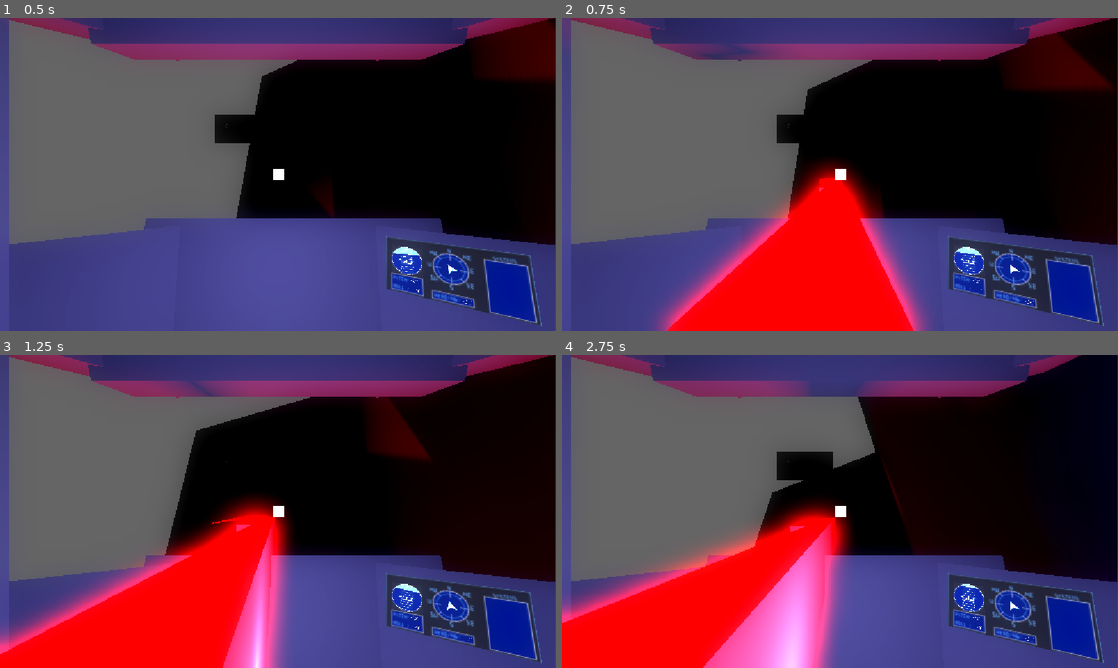
Above: before the commit, frames 1-4 (two rows, left to right).
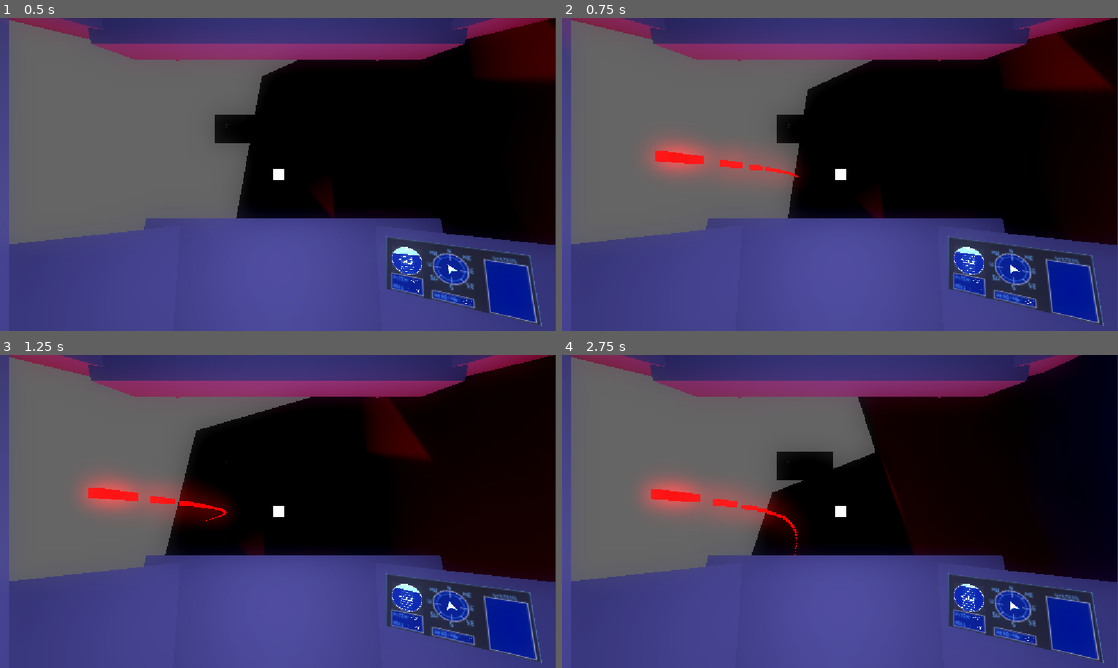
Above: after the commit, the same moments.

Repository: LitheFulminare/Abyssal-Cleaner
Game: Godot game, scene res://Prototyping/Test scene.tscn
Same seed, same stepped clock (60 frames per second), same inputs: the game is played once before the commit and once after it. The engine's default icon, where the game draws it, is replaced by a stand-in: a white triangle on a blue panel in a dark square.
Inputs (mouse positions are in pixels of both pictures, inside the frame that each line leads up to):
- Up to frame 1 (0.5 s): no input
- Up to frame 2 (0.75 s): move the mouse to (962, 158) at 0.52 s; press the mouse at (962, 158) at 0.53 s; hold D (Right) from 0.53 s (still down)
- Up to frame 3 (1.25 s): keep holding D (Right)
- Up to frame 4 (2.75 s): move the mouse to (728, 527) at 1.27 s; release D (Right) at 1.28 s; release the mouse at (728, 527) at 1.28 s; hold S (Backwards) 1.28-2.03 s; click (728, 527) at 1.35 s; move the mouse to (895, 442) at 2.02 s; press the mouse at (895, 442) at 2.03 s; hold D (Right) from 2.03 s (still down)

Frame 1 is identical in both runs. In frame 2, 19% of the frame differs, in the area x 14-66%, y 8-100%; in frame 3, 22%; in frame 4, 23%, in the area x 0-59%, y 8-100%.

Commit message:
setup WeaponStats resource

Diff:
--- a/abyssal-cleaner-3d/Player/player.gd
+++ b/abyssal-cleaner-3d/Player/player.gd
@@ -11,7 +11,8 @@
 var center: Vector2
 var screen_size: Vector2
 
-var weapon_scene: PackedScene = preload("res://Submarine Parts/Weapons/Cannon/cannon.tscn")
+#var weapon_scene: PackedScene = preload("res://Submarine Parts/Weapons/Cannon/cannon.tscn")
+@onready var left_weapon: Weapon = %Cannon
 
 func _ready() -> void:
 	input_component.lmb_pressed.connect(weapon_component.shoot)
@@ -32,9 +33,9 @@
 	left_screen.update_display(velocity.length())
 
 func initialize_weapon() -> void:
-	var weapon: Weapon = weapon_scene.instantiate()
-	add_child(weapon)
-	weapon_component.weapon = weapon
+	#var weapon: Weapon = weapon_scene.instantiate()
+	#add_child(weapon)
+	weapon_component.weapon = left_weapon
 	weapon_component.weapon.initialize()
 
 
--- a/abyssal-cleaner-3d/Player/submarine.tscn
+++ b/abyssal-cleaner-3d/Player/submarine.tscn
@@ -9,6 +9,7 @@
 [ext_resource type="Texture2D" uid="uid://cu7bnq3gxj1fi" path="res://icon.svg" id="5_lp6rj"]
 [ext_resource type="Script" uid="uid://do2ka0kv5k6rh" path="res://Components/input_component.gd" id="7_ywa30"]
 [ext_resource type="Script" uid="uid://ddjouvr5wll05" path="res://Components/weapon_component.gd" id="8_l57p4"]
+[ext_resource type="PackedScene" uid="uid://c61evlqjb27re" path="res://Submarine Parts/Weapons/Cannon/cannon.tscn" id="10_n0lkw"]
 
 [sub_resource type="StandardMaterial3D" id="StandardMaterial3D_fjnjb"]
 rim = 0.1
@@ -125,3 +126,9 @@
 light_color = Color(0.48156738, 0.46484375, 1, 1)
 light_energy = 0.1
 omni_range = 1.2695259
+
+[node name="Weapons" type="Node3D" parent="." unique_id=563965173]
+
+[node name="Cannon" parent="Weapons" unique_id=932876568 instance=ExtResource("10_n0lkw")]
+unique_name_in_owner = true
+transform = Transform3D(1, 0, 0, 0, 0.9999998, 0, 0, 0, 0.9999998, -1.2278696, 0.28041607, -0.6399891)
--- a/abyssal-cleaner-3d/Submarine Parts/Weapons/Cannon/cannon.gd
+++ b/abyssal-cleaner-3d/Submarine Parts/Weapons/Cannon/cannon.gd
@@ -1,11 +1,14 @@
 class_name Cannon extends Weapon
 
 const CANNON_PROJECTILE = preload("uid://0xuu7gjli1to")
+
+@export var weapon_stats: WeaponStats
 
 func initialize() -> void:
 	spawn_point = %ProjectileSpawnPoint
 	projectile_pool = %ObjectPool
 	projectile_pool.create_pool(CANNON_PROJECTILE, 20)
+	stats = weapon_stats
 	projectile_scene = CANNON_PROJECTILE
 
 func shoot() -> void:
--- a/abyssal-cleaner-3d/Submarine Parts/Weapons/Cannon/cannon_projectile.tscn
+++ b/abyssal-cleaner-3d/Submarine Parts/Weapons/Cannon/cannon_projectile.tscn
@@ -19,8 +19,8 @@
 "vertex_data": PackedByteArray("AAAivQCwyb0AtoU/AAAivQCwyb0AtoW/AAAivQCwyT0AtoW/AAAiPQCwyb0AtoW/AAAivQCwyb0AtoW/AAAivQC …(875 unchanged characters)…
 }]
 
-[sub_resource type="BoxShape3D" id="BoxShape3D_3rr4y"]
-size = Vector3(0.08428955, 0.19628906, 2.0661316)
+[sub_resource type="BoxShape3D" id="BoxShape3D_scj13"]
+size = Vector3(0.080322266, 0.06982422, 0.3996582)
 
 [node name="CannonProjectile" type="Area3D" unique_id=874747829]
 collision_layer = 4
@@ -28,10 +28,11 @@
 script = ExtResource("1_3rr4y")
 
 [node name="Model" type="MeshInstance3D" parent="." unique_id=629894740]
+transform = Transform3D(1, 0, 0, 0, 0.3591202, 0, 0, 0, 0.19257975, 0, -0.0013008094, 0.0013713022)
 mesh = SubResource("ArrayMesh_3rr4y")
 
-[node name="CollisionShape" type="CollisionShape3D" parent="." unique_id=1389340996]
-transform = Transform3D(1, 0, 0, 0, 1, 0, 0, 0, 1, 0.008490801, -0.004059449, 0.0033967495)
-shape = SubResource("BoxShape3D_3rr4y")
+[node name="CollisionShape3D" type="CollisionShape3D" parent="." unique_id=1316270525]
+transform = Transform3D(1.0134385, 0, 0, 0, 1.0134385, 0, 0, 0, 1.0134385, -0.00047406554, -0.0017319471, 0.002845347)
+shape = SubResource("BoxShape3D_scj13")
 
 [connection signal="body_entered" from="." to="." method="_on_body_entered"]
--- /dev/null
+++ b/abyssal-cleaner-3d/Submarine Parts/Weapons/Cannon/cannon_stats.tres
@@ -0,0 +1,8 @@
+[gd_resource type="Resource" script_class="WeaponStats" format=3 uid="uid://d0g4qw05c80v4"]
+
+[ext_resource type="Script" uid="uid://d2nf6hj83r51t" path="res://Submarine Parts/Weapons/weapon_stats.gd" id="1_a1c6g"]
+
+[resource]
+resource_name = "Cannon Stats"
+script = ExtResource("1_a1c6g")
+metadata/_custom_type_script = "uid://d2nf6hj83r51t"
--- a/abyssal-cleaner-3d/Submarine Parts/Weapons/base_weapon.gd
+++ b/abyssal-cleaner-3d/Submarine Parts/Weapons/base_weapon.gd
@@ -1,15 +1,9 @@
 ## Base class of a weapon, can be used by players and enemies. Override its shoot() method.
 @abstract class_name Weapon extends Node
 
+var stats: WeaponStats
+
 var projectile_pool: ObjectPool
-
-var damage: float = 10
-var hit_cooldown: float = 0.1
-var max_heat: float = 100
-## It's not defined by default how many times per seconds heat is applied.
-var heat_per_sec: float = 15
-var ammo: int = 0
-var projectile_lifespan: float = 1
 
 var spawn_point: Marker3D
 
--- /dev/null
+++ b/abyssal-cleaner-3d/Submarine Parts/Weapons/weapon_stats.gd
@@ -0,0 +1,53 @@
+@tool
+class_name WeaponStats extends Resource
+
+enum FIRING_TYPE {AUTOMATIC, BURST, LASER}
+enum AMMO_TYPE {OVERHEAT, AMMO}
+
+@export var damage: float = 10
+@export_custom(PROPERTY_HINT_NONE, "suffix:sec") var projectile_lifespan: float = 1
+
+@export_group("Firing properties")
+@export var firing_type: FIRING_TYPE = FIRING_TYPE.AUTOMATIC:
+	set(value):
+		firing_type = value
+		notify_property_list_changed()
+
+# Automatic
+@export_custom(PROPERTY_HINT_NONE, "suffix:bullets/sec") var fire_rate: float = 2
+
+# Burst
+@export var shots_per_burst: int = 3
+@export_custom(PROPERTY_HINT_NONE, "suffix:sec") var burst_delay: float = 0.75
+
+@export_group("Ammo properties")
+@export var ammo_type: AMMO_TYPE = AMMO_TYPE.OVERHEAT:
+	set(value):
+		ammo_type = value
+		notify_property_list_changed()
+
+# Overheat
+@export var max_heat: float = 100
+@export_custom(PROPERTY_HINT_NONE, "suffix:heat/shot") var heat_buildup: float = 15
+@export_custom(PROPERTY_HINT_NONE, "suffix:sec") var overheat_cooldown: float = 5
+
+# Ammo
+@export var ammo: int = 20
+
+func _validate_property(property: Dictionary) -> void:
+	match property.name:
+		# Firing Type
+		"fire_rate":
+			if firing_type != FIRING_TYPE.AUTOMATIC:
+				property.usage = PROPERTY_USAGE_NO_EDITOR
+		"shots_per_burst", "burst_delay":
+			if firing_type != FIRING_TYPE.BURST:
+				property.usage = PROPERTY_USAGE_NO_EDITOR
+
+		# Ammo Type
+		"heat_buildup", "overheat_cooldown":
+			if ammo_type != AMMO_TYPE.OVERHEAT:
+				property.usage = PROPERTY_USAGE_NO_EDITOR
+		"ammo":
+			if ammo_type != AMMO_TYPE.AMMO:
+				property.usage = PROPERTY_USAGE_NO_EDITOR
Not shown, added: abyssal-cleaner-3d/Submarine Parts/Weapons/weapon_stats.gd.uid
